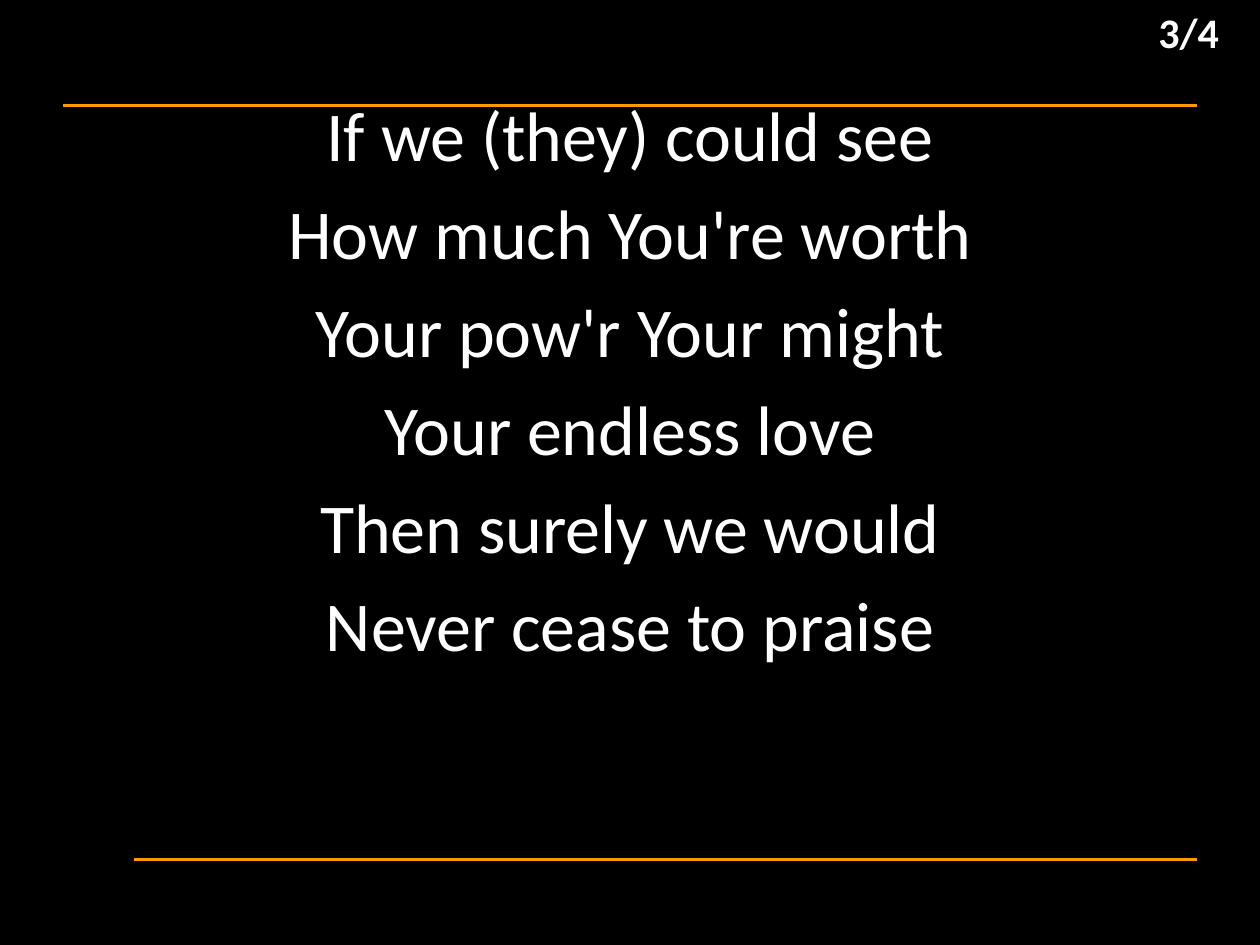
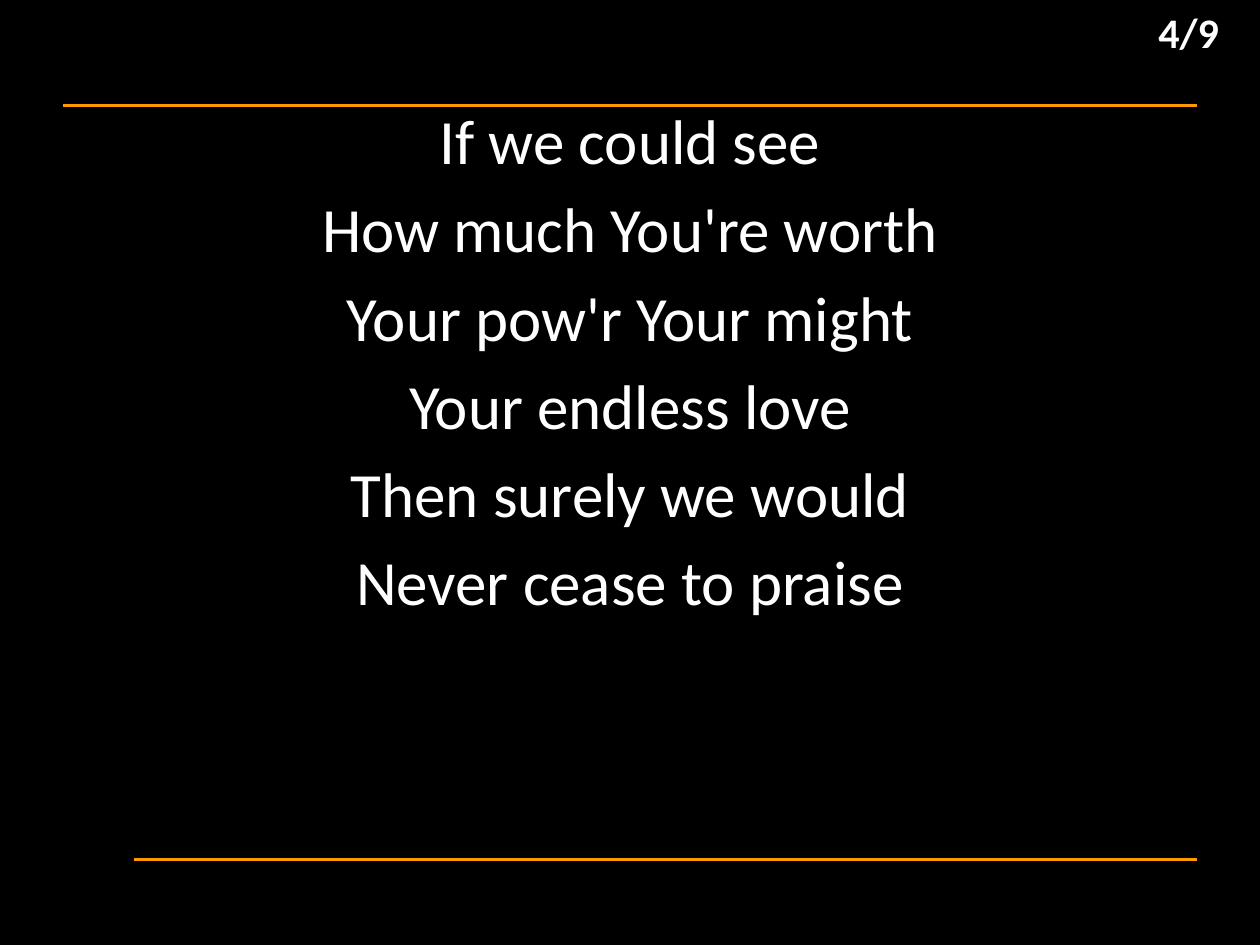
Before and after one commit to hoo-are-ya/worship, a slide deck: slide 5 of docs/songs/let evrything that has breath.pptx (slide 4 before the commit). Drawn at 1260x945 pixels with LibreOffice and Linux fonts; fonts in the diff are those of the drawing; background and template pictures are left out. Boxes give left, top, right and bottom in pixels: in the first picture for what was removed or moved away, otherwise in the second. Text is boxed around its words. In the diff, an @@ line names an element or a change of style, - is before the commit and + after.

```diff
--- a/docs/songs/let evrything that has breath.pptx
+++ b/docs/songs/let evrything that has breath.pptx
@@ text at [1158,18,1219,50]: text changed @@
-3/4
+4/9
@@ subtitle "If we could see": place and size @@
-subtitle "If we could see" at [288,104,972,663]
+subtitle "If we could see" at [322,120,938,615]
@@ subtitle at [440,120,820,165]: text changed; size 40 to 36 pt @@
-If we (they) could see
+If we could see
@@ subtitle at [322,208,938,615]: size 40 to 36 pt in "How much You're worth", "Your pow'r Your might", "Your endless love", "Then surely we would" and 1 more places @@
```
Also in this commit, not shown: 3 other slides changed, 5 slides added, 4 other files.
